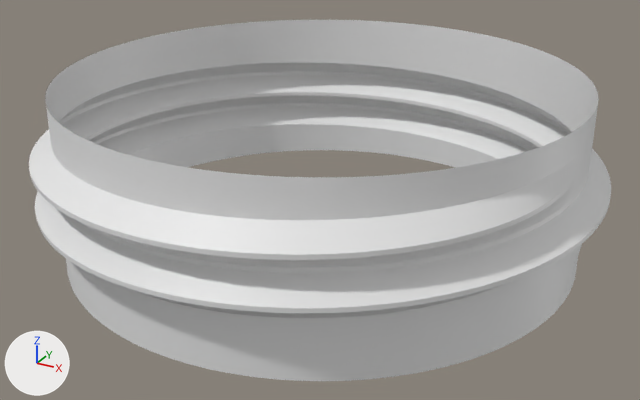
Two versions of the Blender file ThreadedBox.blend, one commit apart.
Camera for both pictures: a 50 mm lens placed at (46.8, -85.4, 45.0), pointed at (0.7, -1.8, 3.2). Every picture has the same lights, and +X, +Y and +Z are marked at lower left.

Names of what the first picture shows: 'Thread'.
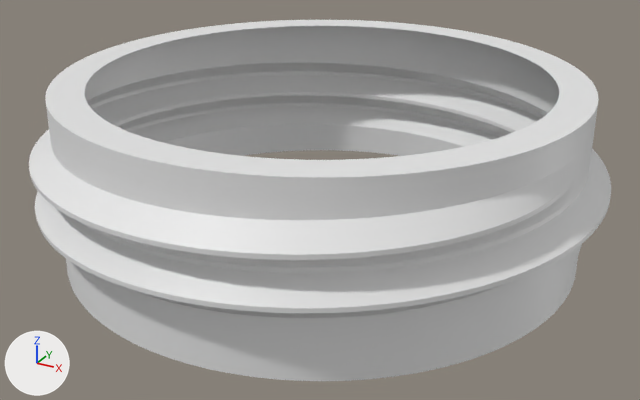
Where the change shows, as pixel boxes (x1, y1, x2, y2) in the pictures (640 x 400 px):
part 1 of me_threadmesh, added
    after: (45, 20, 599, 177)

What the commit changed:
me_threadmesh is used by ob_thread; location (0.0, 0.0, 0.0).
me_threadmesh had 5373 vertices, 5114 faces and spanned x -32.5..32.5, y -32.5..32.5, z -2.5..17.5.
me_threadmesh now has 5629 vertices, 5370 faces and spans x -32.5..32.5, y -32.5..32.5, z -2.5..17.5.
Part 1, on me_threadmesh:
185 vertices are added at x -26.0..26.0, y -26.0..26.0, z 17.5.
8 new vertices lie (0.6, 0.2, 0.0) away from vertices in x -10.5..9.9, y -25.4..25.2, z 17.5.
8 new vertices lie (0.6, -0.1, 0.0) away from vertices in x -6.9..6.3, y -25.9..26.0, z 17.5.
8 new vertices lie (0.5, 0.4, 0.0) away from vertices in x -19.3..18.8, y -22.0..21.6, z 17.5.
8 new vertices lie (0.5, -0.4, 0.0) away from vertices in x -19.3..18.8, y -21.6..22.0, z 17.5.
8 new vertices lie (0.2, 0.6, 0.0) away from vertices in x -25.4..25.2, y -10.5..9.9, z 17.5.
8 new vertices lie (0.2, -0.6, 0.0) away from vertices in x -25.4..25.2, y -9.9..10.5, z 17.5.
6 new vertices lie (0.3, 0.6, 0.0) away from vertices in x -23.5..22.9, y -15.0..14.4, z 17.5.
6 new vertices lie (0.3, -0.6, 0.0) away from vertices in x -23.5..22.9, y -14.4..15.0, z 17.5.
6 new vertices lie (0.0, 0.6, 0.0) away from vertices in x -26.0..26.0, y -2.5..1.9, z 17.5.
5 new vertices lie (0.6, -0.2, 0.0) away from vertices in x -10.5..9.9, y -24.3..25.1, z 17.5.
256 new faces join them.
